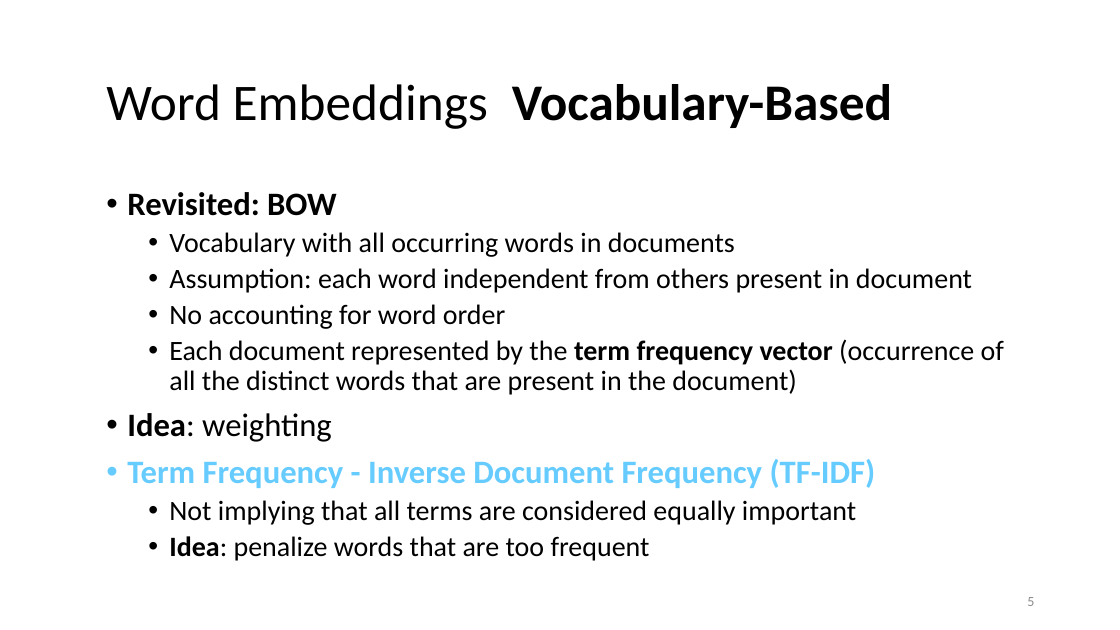
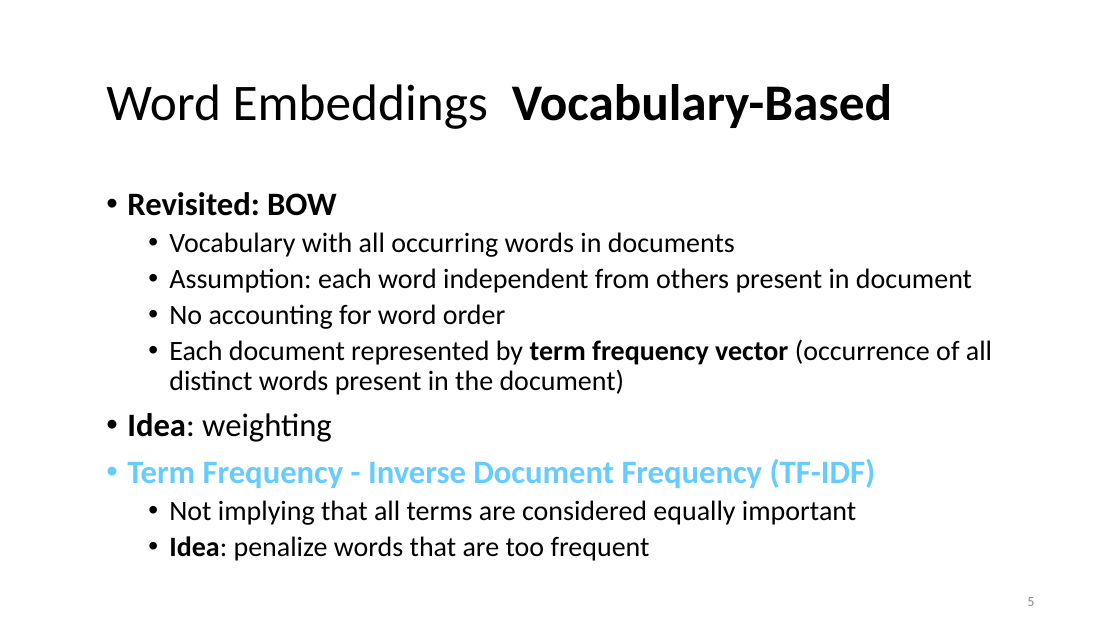
Before and after one commit to lisa-wm/consulting, a slide deck: slide 5 of 5_seminar/Contents_Part_02/slides/slides_II_3.pptx. Drawn at 1120x630 pixels with LibreOffice and Linux fonts; fonts in the diff are those of the drawing. Boxes give left, top, right and bottom in pixels: in the first picture for what was removed or moved away, otherwise in the second. Text is boxed around its words. In the diff, an @@ line names an element or a change of style, - is before the commit and + after.

```diff
--- a/5_seminar/Contents_Part_02/slides/slides_II_3.pptx
+++ b/5_seminar/Contents_Part_02/slides/slides_II_3.pptx
@@ text at [169, 339, 992, 395]: text changed @@
-  • Each document represented by the term frequency vector (occurrence of all the distinct words that are present in the document)
+  • Each document represented by term frequency vector (occurrence of all distinct words present in the document)
```
Also in this commit, not shown: 6 other slides changed, 7 slides added, 2 slides removed, 4 other files.
